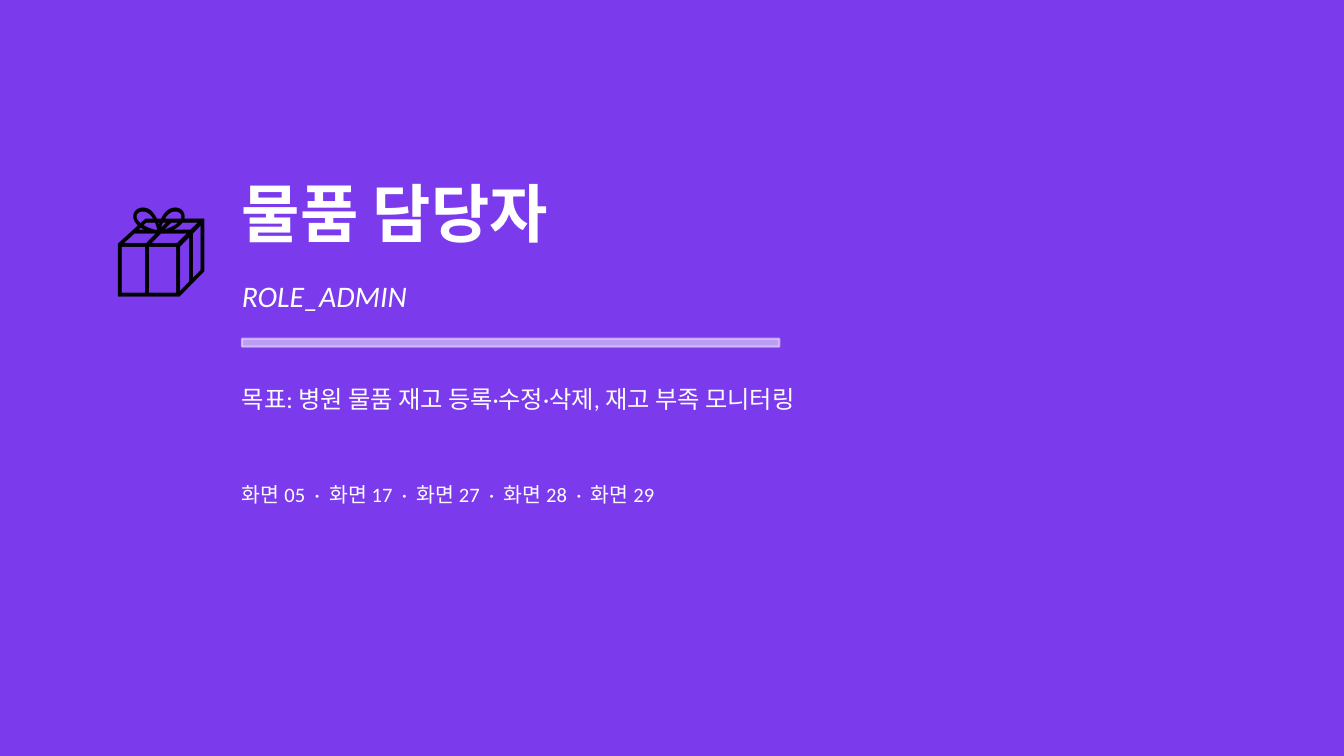
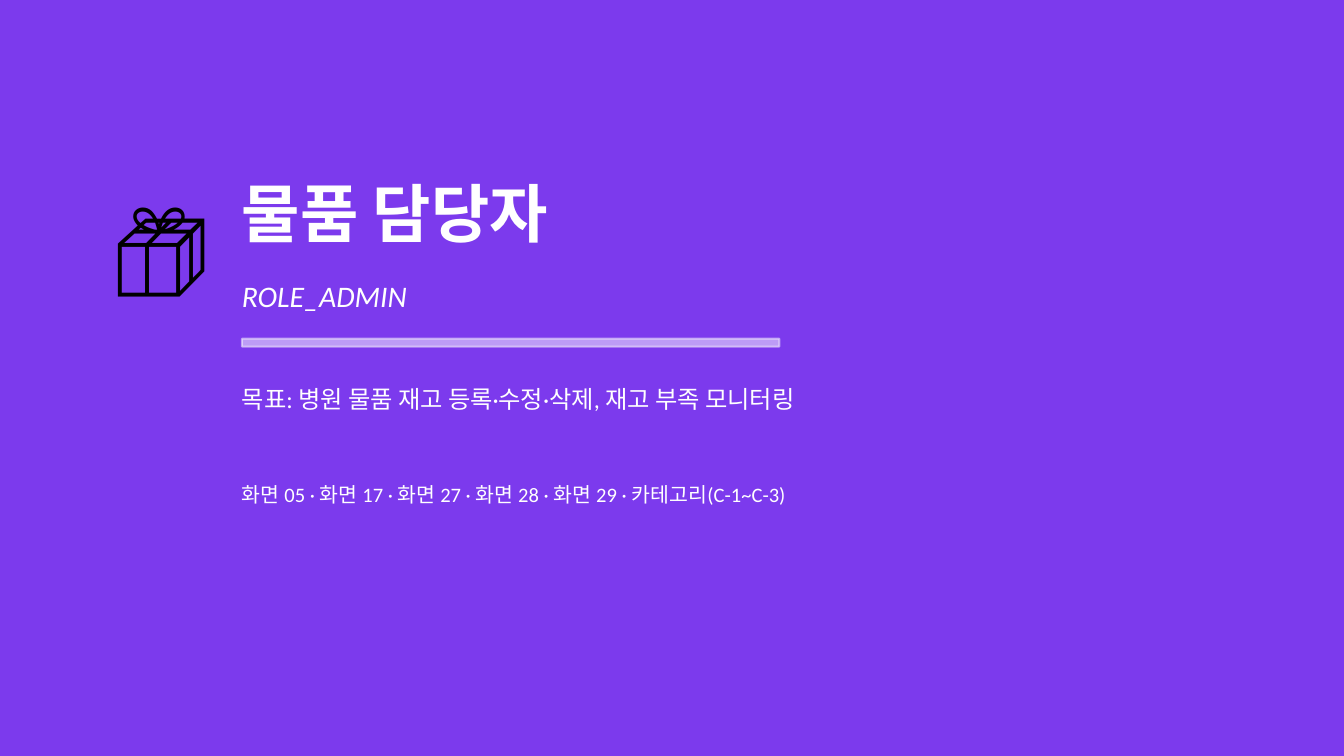
Before and after one commit to proejct-team-alpha/documents, a slide deck: slide 34 of 08_스토리보드/🏥_병원_예약_&_내부_업무_시스템_—_스토리보드.pptx. Drawn at 1344x756 pixels with LibreOffice and Linux fonts; fonts in the diff are those of the drawing. Boxes give left, top, right and bottom in pixels: in the first picture for what was removed or moved away, otherwise in the second. Text is boxed around its words. In the diff, an @@ line names an element or a change of style, - is before the commit and + after.

```diff
--- a/08_스토리보드/🏥_병원_예약_&_내부_업무_시스템_—_스토리보드.pptx
+++ b/08_스토리보드/🏥_병원_예약_&_내부_업무_시스템_—_스토리보드.pptx
@@ text at [242, 485, 786, 505]: text changed @@
-화면 05 · 화면 17 · 화면 27 · 화면 28 · 화면 29
+화면 05 · 화면 17 · 화면 27 · 화면 28 · 화면 29 · 카테고리(C-1~C-3)
```
Also in this commit, not shown: 6 other slides changed, 4 slides added, 3 other files.
